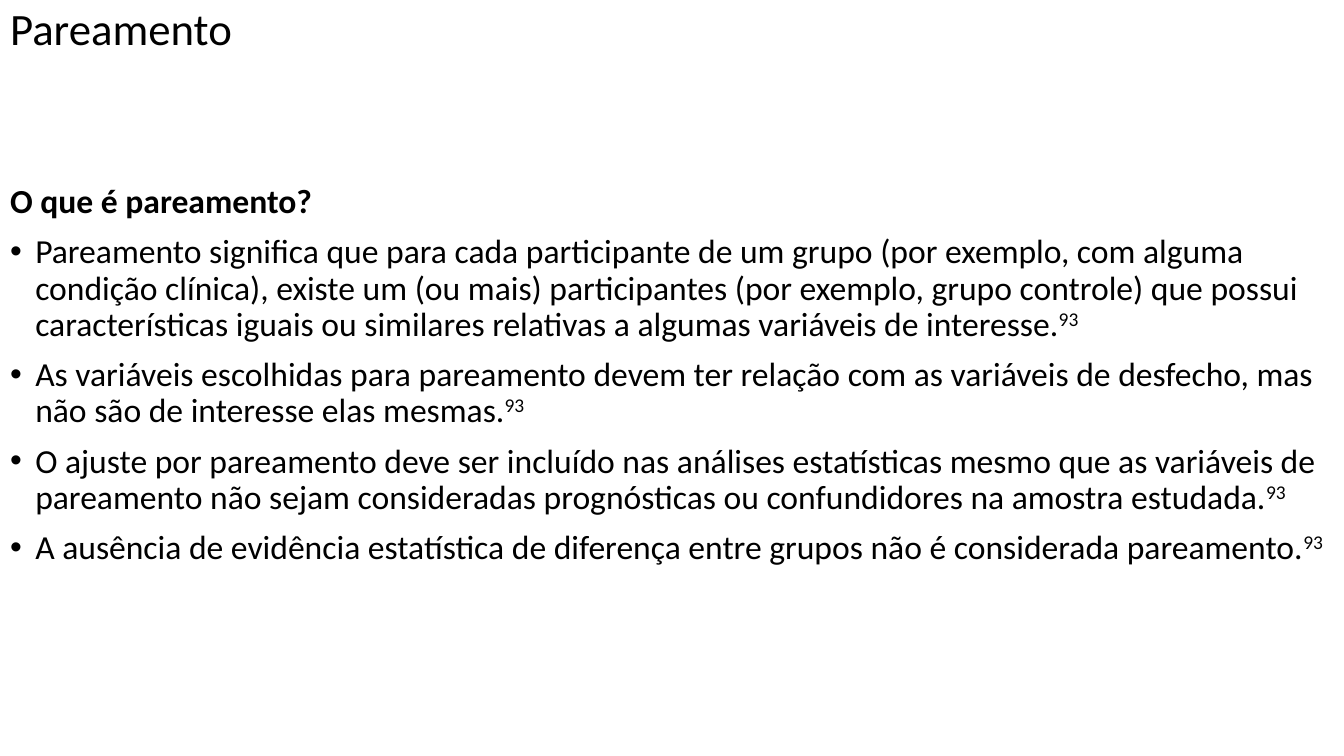
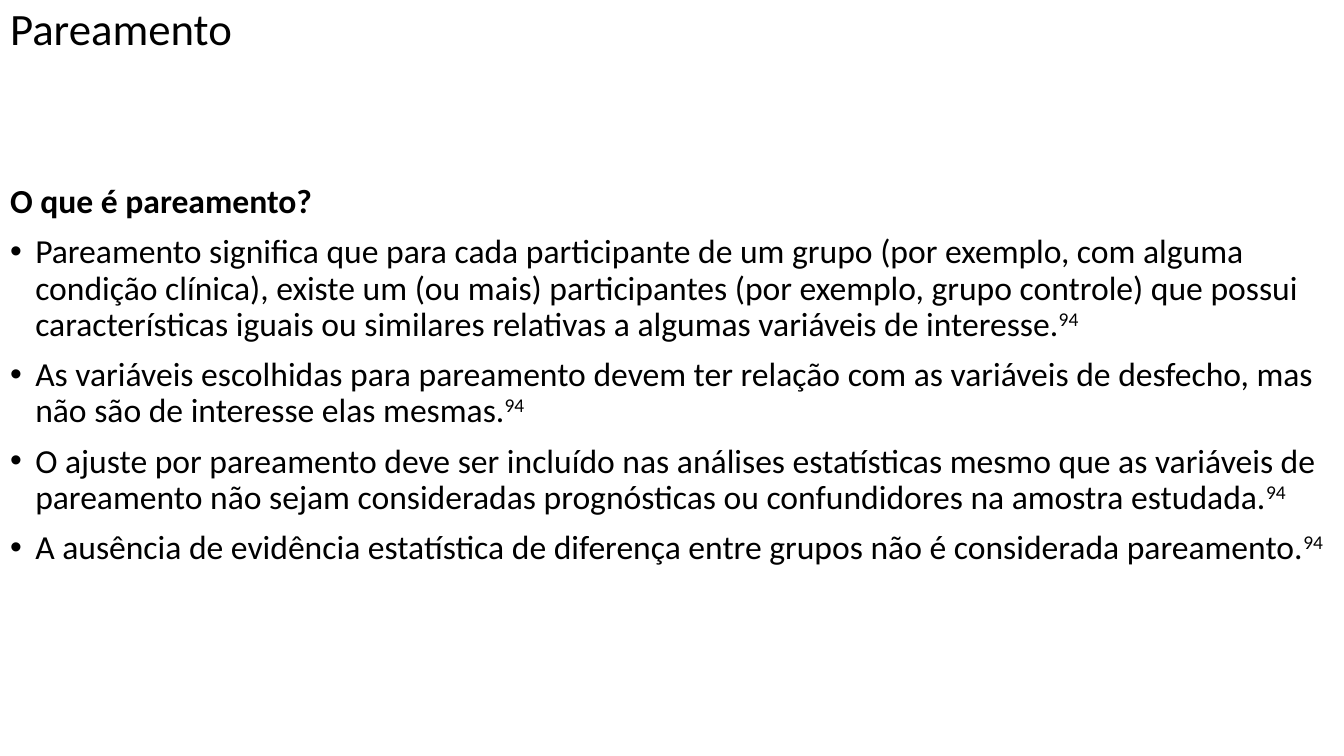
Before and after one commit to FerreiraAS/Ciencia-com-R, a slide deck: slide 73 of Ciência-com-R.pptx (slide 71 before the commit). Drawn at 1344x756 pixels with LibreOffice and Linux fonts; fonts in the diff are those of the drawing. Boxes give left, top, right and bottom in pixels: in the first picture for what was removed or moved away, otherwise in the second. Text is boxed around its words. In the diff, an @@ line names an element or a change of style, - is before the commit and + after.

```diff
--- a/Ciência-com-R.pptx
+++ b/Ciência-com-R.pptx
@@ text at (35,238,1323,565): text changed @@
-• Pareamento significa que para cada participante de um grupo (por exemplo, com alguma condição clínica), existe um (ou mais) participantes (por exemplo, grupo controle) que possui características iguais ou similares relativas a algumas variáveis de interesse.93
-• As variáveis escolhidas para pareamento devem ter relação com as variáveis de desfecho, mas não são de interesse elas mesmas.93
-• O ajuste por pareamento deve ser incluído nas análises estatísticas mesmo que as variáveis de pareamento não sejam consideradas prognósticas ou confundidores na amostra estudada.93
-• A ausência de evidência estatística de diferença entre grupos não é considerada pareamento.93
+• Pareamento significa que para cada participante de um grupo (por exemplo, com alguma condição clínica), existe um (ou mais) participantes (por exemplo, grupo controle) que possui características iguais ou similares relativas a algumas variáveis de interesse.94
+• As variáveis escolhidas para pareamento devem ter relação com as variáveis de desfecho, mas não são de interesse elas mesmas.94
+• O ajuste por pareamento deve ser incluído nas análises estatísticas mesmo que as variáveis de pareamento não sejam consideradas prognósticas ou confundidores na amostra estudada.94
+• A ausência de evidência estatística de diferença entre grupos não é considerada pareamento.94
```
Also in this commit, not shown: 21 other slides changed, 2 slides added, 44 other files.
